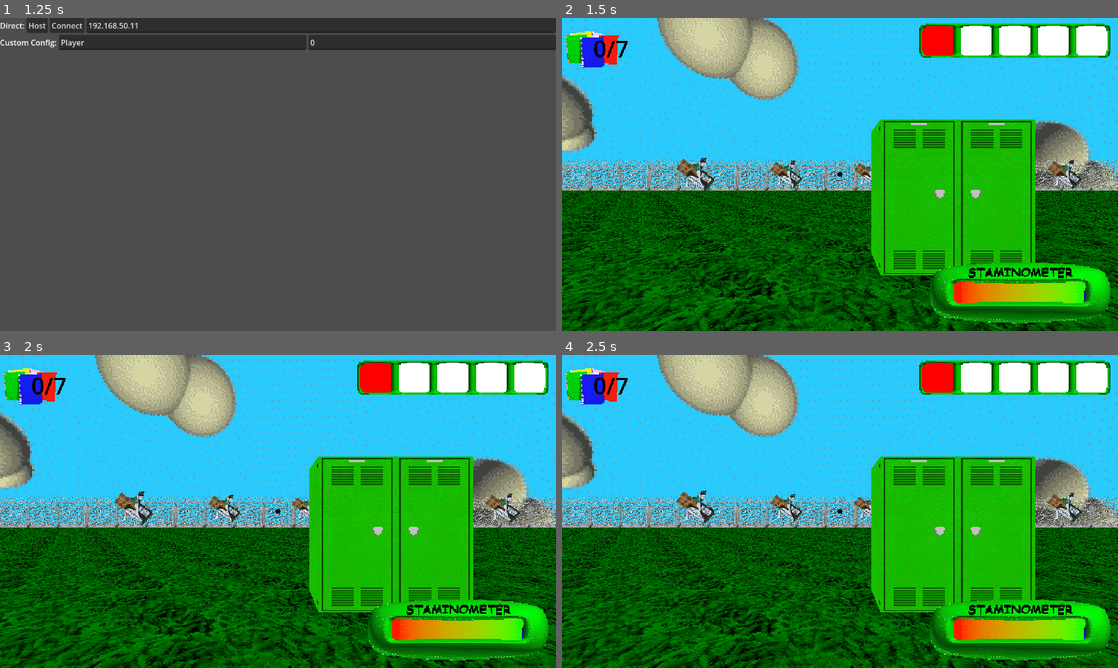
Above: before the commit, frames 1-4 (two rows, left to right).
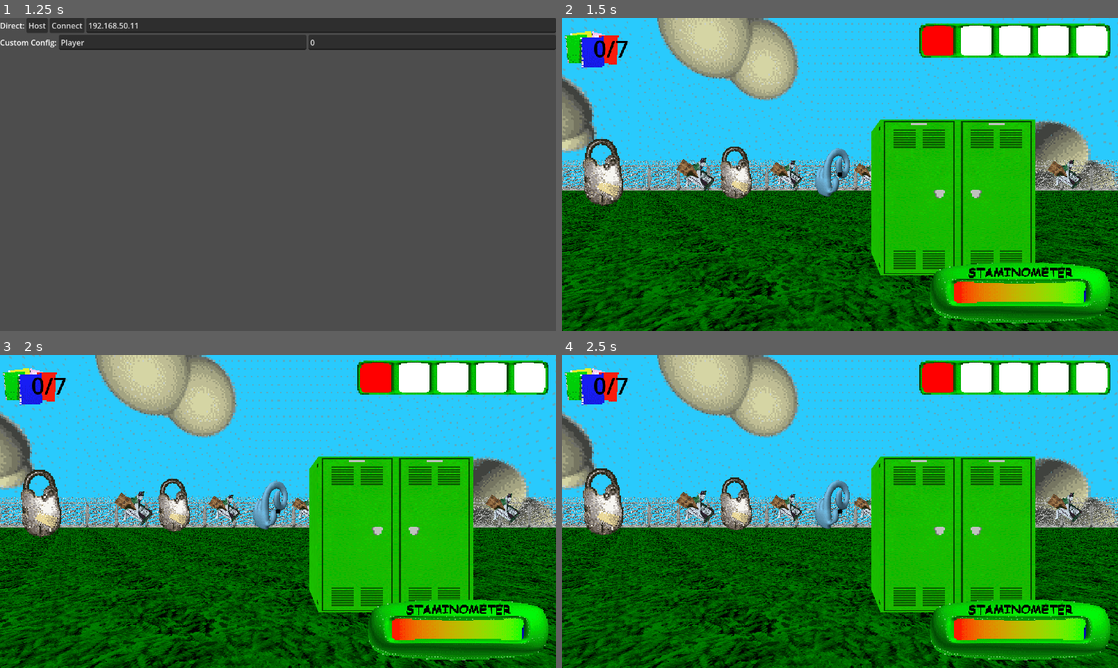
Above: after the commit, the same moments.

Repository: SalticHash/BaldiOnline2
Game: Godot game, scene res://multiplayer/multiplayer.tscn
The game is run twice, just before and just after one commit, with the same random seed, the same clock (stepped at 60 frames per second) and the same inputs.
Inputs (mouse positions are in pixels of both pictures, inside the frame that each line leads up to):
- Up to frame 1 (1.25 s): tap Enter at 0.5 s; move the mouse to (400, 158) at 0.52 s; hold D (right) from 0.53 s (still down); right-click (400, 158) at 0.6 s; click (400, 158) at 0.67 s
- Up to frame 2 (1.5 s): release D (right) at 1.25 s; click "Host" at 1.25 s
- Up to frame 3 (2 s): no input
- Up to frame 4 (2.5 s): move the mouse to (728, 527) at 2.02 s; hold S (backward) from 2.03 s (still down); click (728, 527) at 2.1 s; right-click (728, 527) at 2.3 s

Frame 1 is identical in both runs. In frame 2, 2.2% of the frame differs, in the area x 3-52%, y 38-60%; in frame 3, 2.2%; in frame 4, 2.2%, in the area x 3-52%, y 36-58%.

Commit message:
Add Swinging Door lock

Diff:
--- a/characters/player/player.gd
+++ b/characters/player/player.gd
@@ -3,7 +3,8 @@
 enum ITEM {
 	NONE,
 	BSODA,
-	ZESTY
+	ZESTY,
+	LOCK
 }
 
 var cursor_pos: int = 0
@@ -133,7 +134,6 @@
 func use_item(cursor):
 	if !is_multiplayer_authority(): return
 	var item = inventory[cursor]
-	inventory[cursor] = ITEM.NONE
 	match item:
 		ITEM.NONE: return
 		ITEM.BSODA:
@@ -142,11 +142,20 @@
 			b.global_position = global_position
 			b.global_rotation = $Camera.global_rotation
 			play_sound.rpc("bsoda")
+			inventory[cursor] = ITEM.NONE
 			return
 		ITEM.ZESTY:
 			play_sound.rpc("zesty")
 			stamina = 1.5
+			inventory[cursor] = ITEM.NONE
 			return
+		ITEM.LOCK:
+			var c = $Camera/InteractRay.get_collider()
+			if !c or !c.is_in_group("swinging_door") or c.locked:
+				$InvalidUse.play()
+				return
+			inventory[cursor] = ITEM.NONE
+			c.lock.rpc()
 
 func reach_squared() -> float:
 	var v = -$Camera/InteractRay.target_position.z
--- a/characters/player/player.tscn
+++ b/characters/player/player.tscn
@@ -15,6 +15,7 @@
 [ext_resource type="Texture2D" uid="uid://c70njx84527l" path="res://characters/player/Staminometer.png" id="11_icpky"]
 [ext_resource type="Texture2D" uid="uid://b4nu4m3rm0b6t" path="res://characters/player/NotebookIcon_Sheet.png" id="12_gqopd"]
 [ext_resource type="AudioStream" uid="uid://bnr1df7405ua" path="res://characters/player/NotebookCollect.wav" id="14_icpky"]
+[ext_resource type="AudioStream" uid="uid://bn4r1n3g4rk4y" path="res://characters/player/ErrorMaybe.wav" id="15_4cx7u"]
 [ext_resource type="AudioStream" uid="uid://b1u4pcxfc3q2w" path="res://characters/player/ChipCrunch.wav" id="15_8l73k"]
 [ext_resource type="AudioStream" uid="uid://df3jsjkyi0hyv" path="res://characters/player/BsodaSpray.wav" id="16_aqrcq"]
 [ext_resource type="AudioStream" uid="uid://dlmodd1aeoqp5" path="res://characters/player/sounds/lose/Lose_Buzz.wav" id="17_jgd8i"]
@@ -203,7 +204,7 @@
 
 [node name="InteractRay" type="RayCast3D" parent="Camera" index="1" unique_id=2074744021]
 target_position = Vector3(0, 0, -1)
-collision_mask = 424
+collision_mask = 936
 hit_from_inside = true
 collide_with_areas = true
 collide_with_bodies = false
@@ -490,15 +491,19 @@
 stream = ExtResource("9_rpf03")
 max_polyphony = 2
 
-[node name="NotebookPickupSound" type="AudioStreamPlayer" parent="." index="11" unique_id=1445260707]
+[node name="InvalidUse" type="AudioStreamPlayer" parent="." index="11" unique_id=1946045071]
+stream = ExtResource("15_4cx7u")
+max_polyphony = 2
+
+[node name="NotebookPickupSound" type="AudioStreamPlayer" parent="." index="12" unique_id=1445260707]
 stream = ExtResource("14_icpky")
 max_polyphony = 2
 
-[node name="Lose" type="AudioStreamPlayer" parent="." index="12" unique_id=738551011]
+[node name="Lose" type="AudioStreamPlayer" parent="." index="13" unique_id=738551011]
 stream = SubResource("AudioStreamRandomizer_jh3y0")
 volume_db = -20.0
 
-[node name="Sounds" type="Node3D" parent="." index="13" unique_id=1469665790]
+[node name="Sounds" type="Node3D" parent="." index="14" unique_id=1469665790]
 
 [node name="zesty" type="AudioStreamPlayer3D" parent="Sounds" index="0" unique_id=387913826]
 stream = ExtResource("15_8l73k")
@@ -506,6 +511,5 @@
 [node name="bsoda" type="AudioStreamPlayer3D" parent="Sounds" index="1" unique_id=945726001]
 stream = ExtResource("16_aqrcq")
 
-[node name="locker" type="AudioStreamPlayer3D" parent="Sounds" index="2" unique_id=1831671722]
-transform = Transform3D(1, 0, 0, 0, 1, 0, 0, 0, 1, 0, 0.375, 0)
+[node name="locker" type="AudioStreamPlayer3D" parent="Sounds" index="2" unique_id=1424258812]
 stream = ExtResource("25_7b6hw")
--- a/item/item.tres
+++ b/item/item.tres
@@ -1,7 +1,9 @@
 [gd_resource type="SpriteFrames" format=3 uid="uid://bdgqjvn5tfq3o"]
 
-[ext_resource type="Texture2D" uid="uid://3qhgwaf4glt0" path="res://item/textures/BsodaIcon_Large.png" id="1_ms8o7"]
-[ext_resource type="Texture2D" uid="uid://ck20c2jlksqn6" path="res://item/textures/ZestyBarIcon_Large.png" id="2_x81q7"]
+[ext_resource type="Texture2D" uid="uid://3qhgwaf4glt0" path="res://item/textures/BsodaIcon_Large.png" id="1_44m42"]
+[ext_resource type="Texture2D" uid="uid://ck20c2jlksqn6" path="res://item/textures/ZestyBarIcon_Large.png" id="2_ordqi"]
+[ext_resource type="Texture2D" uid="uid://ddvlm3ffme3is" path="res://item/textures/SwingingDoorLockIcon_Large.png" id="3_q60qp"]
+[ext_resource type="Texture2D" uid="uid://ci1mwfobbfv73" path="res://item/textures/StretchyGloveIcon_Large.png" id="4_ddeht"]
 
 [resource]
 animations = [{
@@ -23,9 +25,25 @@
 }, {
 "frames": [{
 "duration": 1.0,
-"texture": ExtResource("2_x81q7")
+"texture": ExtResource("2_ordqi")
 }],
 "loop": 1,
 "name": &"2",
 "speed": 5.0
+}, {
+"frames": [{
+"duration": 1.0,
+"texture": ExtResource("3_q60qp")
+}],
+"loop": 1,
+"name": &"3",
+"speed": 5.0
+}, {
+"frames": [{
+"duration": 1.0,
+"texture": ExtResource("4_ddeht")
+}],
+"loop": 1,
+"name": &"4",
+"speed": 5.0
 }]
--- a/level/map1.tscn
+++ b/level/map1.tscn
@@ -58,7 +58,16 @@
 transform = Transform3D(1, 0, 0, 0, 1, 0, 0, 0, 1, -3.740204, 0.5489752, -16.887114)
 
 [node name="Item7" parent="." unique_id=1919637819 instance=ExtResource("7_agfmf")]
-transform = Transform3D(1, 0, 0, 0, 1, 0, 0, 0, 1, -3.740204, 0.5489752, -16.887114)
+transform = Transform3D(1, 0, 0, 0, 1, 0, 0, 0, 1, -3.1225348, 0.5489752, -16.968678)
+item_id = 3
+
+[node name="Item8" parent="." unique_id=1399455870 instance=ExtResource("7_agfmf")]
+transform = Transform3D(1, 0, 0, 0, 1, 0, 0, 0, 1, -2.62566, 0.5489752, -17.235828)
+item_id = 3
+
+[node name="Item9" parent="." unique_id=33771936 instance=ExtResource("7_agfmf")]
+transform = Transform3D(1, 0, 0, 0, 1, 0, 0, 0, 1, -2.0421257, 0.54897535, -17.353024)
+item_id = 4
 
 [node name="Instances" type="Node3D" parent="." unique_id=2140097541]
 
--- a/project.godot
+++ b/project.godot
@@ -116,6 +116,7 @@
 3d_physics/layer_7="BSoda"
 3d_physics/layer_8="Storage Locker"
 3d_physics/layer_9="Blue Locker"
+3d_physics/layer_10="Swinging Door"
 
 [rendering]
 
--- a/school/objects/swingdoor/swingdoor.gd
+++ b/school/objects/swingdoor/swingdoor.gd
@@ -3,17 +3,19 @@
 @export var front_material: Material
 @export var back_material: Material
 var open: bool = false
-
+var locked: bool = false
 func _ready() -> void:
 	$Meshes/Front.material_override = front_material
 	$Meshes/Back.material_override = back_material
 
 func _physics_process(_delta: float) -> void:
-	$Sprites/Back.play("open" if open else "close")
-	$Sprites/Front.play("open" if open else "close")
+	var anim = "lock" if locked else "open" if open else "close"
+	$Sprites/Back.play(anim)
+	$Sprites/Front.play(anim)
 
+	$Solid/Collision.disabled = !locked
 	if !is_multiplayer_authority(): return
-	if has_overlapping_bodies():
+	if has_overlapping_bodies() and !locked:
 		if !open: play_sound.rpc()
 		open = true
 		$Timer.start()
@@ -26,6 +28,14 @@
 func play_sound():
 	$Sound.play()
 
+@rpc("authority", "call_local", "reliable")
+func lock():
+	$LockSound.play()
+
+	open = false
+	locked = true
+	$LockTimer.start()
+
 
 func _on_body_entered(body: Node3D) -> void:
 	if !is_multiplayer_authority(): return
@@ -33,3 +43,7 @@
 	if open: return
 
 	Server.alert_baldi(10)
+
+
+func _on_lock_timer_timeout() -> void:
+	locked = false
--- a/school/objects/swingdoor/swingdoor.tscn
+++ b/school/objects/swingdoor/swingdoor.tscn
@@ -4,14 +4,15 @@
 [ext_resource type="Material" uid="uid://ke54s3cdrg1i" path="res://school/materials/Wall.tres" id="2_312y2"]
 [ext_resource type="SpriteFrames" uid="uid://bxf8knvo5fkm7" path="res://school/objects/swingdoor/swingdoor_spriteframes.tres" id="3_s0dfi"]
 [ext_resource type="AudioStream" uid="uid://cllc0u7h65kqg" path="res://school/objects/swingdoor/Doors_Swinging.ogg" id="5_na0vf"]
+[ext_resource type="AudioStream" uid="uid://cxagrociwn7al" path="res://school/objects/swingdoor/SwingDoorLock_use.wav" id="5_tpo1v"]
 
 [sub_resource type="SceneReplicationConfig" id="SceneReplicationConfig_tghp3"]
-properties/0/path = NodePath("Sound:playing")
+properties/0/path = NodePath(".:open")
 properties/0/spawn = false
 properties/0/replication_mode = 2
-properties/1/path = NodePath(".:open")
-properties/1/spawn = false
-properties/1/replication_mode = 2
+properties/1/path = NodePath(".:locked")
+properties/1/spawn = true
+properties/1/replication_mode = 1
 
 [sub_resource type="ConcavePolygonShape3D" id="ConcavePolygonShape3D_ghlmo"]
 data = PackedVector3Array(0.5, -0.5, 0, -0.5, -0.5, 0, 0.5, 0.5, 0, -0.5, -0.5, 0, -0.5, 0.5, 0, 0.5, 0.5, 0)
@@ -68,8 +69,8 @@
 [sub_resource type="BoxShape3D" id="BoxShape3D_cu1xn"]
 size = Vector3(1, 1, 0.25)
 
-[node name="Swinging Door" type="Area3D" unique_id=1266870234]
-collision_layer = 0
+[node name="Swinging Door" type="Area3D" unique_id=1266870234 groups=["swinging_door"]]
+collision_layer = 512
 collision_mask = 20
 script = ExtResource("1_xqugo")
 front_material = ExtResource("2_312y2")
@@ -122,9 +123,18 @@
 stream = ExtResource("5_na0vf")
 max_distance = 10.0
 
+[node name="LockSound" type="AudioStreamPlayer3D" parent="." unique_id=1337375703]
+stream = ExtResource("5_tpo1v")
+max_distance = 10.0
+
 [node name="Timer" type="Timer" parent="." unique_id=1881512974]
 wait_time = 1.5
 one_shot = true
 
+[node name="LockTimer" type="Timer" parent="." unique_id=711719476]
+wait_time = 30.0
+one_shot = true
+
 [connection signal="body_entered" from="." to="." method="_on_body_entered"]
 [connection signal="timeout" from="Timer" to="." method="_on_timer_timeout"]
+[connection signal="timeout" from="LockTimer" to="." method="_on_lock_timer_timeout"]
--- a/school/objects/swingdoor/swingdoor_spriteframes.tres
+++ b/school/objects/swingdoor/swingdoor_spriteframes.tres
@@ -1,7 +1,8 @@
-[gd_resource type="SpriteFrames" load_steps=3 format=3 uid="uid://bxf8knvo5fkm7"]
+[gd_resource type="SpriteFrames" format=3 uid="uid://bxf8knvo5fkm7"]
 
 [ext_resource type="Texture2D" uid="uid://dmu2apbtpm8u3" path="res://school/textures/WideDoor.png" id="1_jki2c"]
 [ext_resource type="Texture2D" uid="uid://b4aguvgs72wnr" path="res://school/textures/SwingDoor.png" id="2_pisbo"]
+[ext_resource type="Texture2D" uid="uid://s6sqsqog7kyo" path="res://school/objects/swingdoor/SwingDoor_Locked_Transparent.png" id="2_qf1f0"]
 
 [resource]
 animations = [{
@@ -9,15 +10,23 @@
 "duration": 1.0,
 "texture": ExtResource("1_jki2c")
 }],
-"loop": false,
+"loop": 0,
 "name": &"close",
+"speed": 1.0
+}, {
+"frames": [{
+"duration": 1.0,
+"texture": ExtResource("2_qf1f0")
+}],
+"loop": 0,
+"name": &"lock",
 "speed": 1.0
 }, {
 "frames": [{
 "duration": 1.0,
 "texture": ExtResource("2_pisbo")
 }],
-"loop": false,
+"loop": 0,
 "name": &"open",
 "speed": 1.0
 }]
Not shown, added: characters/player/ErrorMaybe.wav.import
Not shown: 1 places in item/item.tres that only renumber resources
Not shown, added: school/objects/swingdoor/SwingDoorLock_use.wav.import
Binary file added: school/objects/swingdoor/SwingDoor_Locked_Transparent.png
Not shown, added: school/objects/swingdoor/SwingDoor_Locked_Transparent.png.import
Not shown, added: characters/player/ErrorMaybe.wav
Not shown, added: school/objects/swingdoor/SwingDoorLock_use.wav
